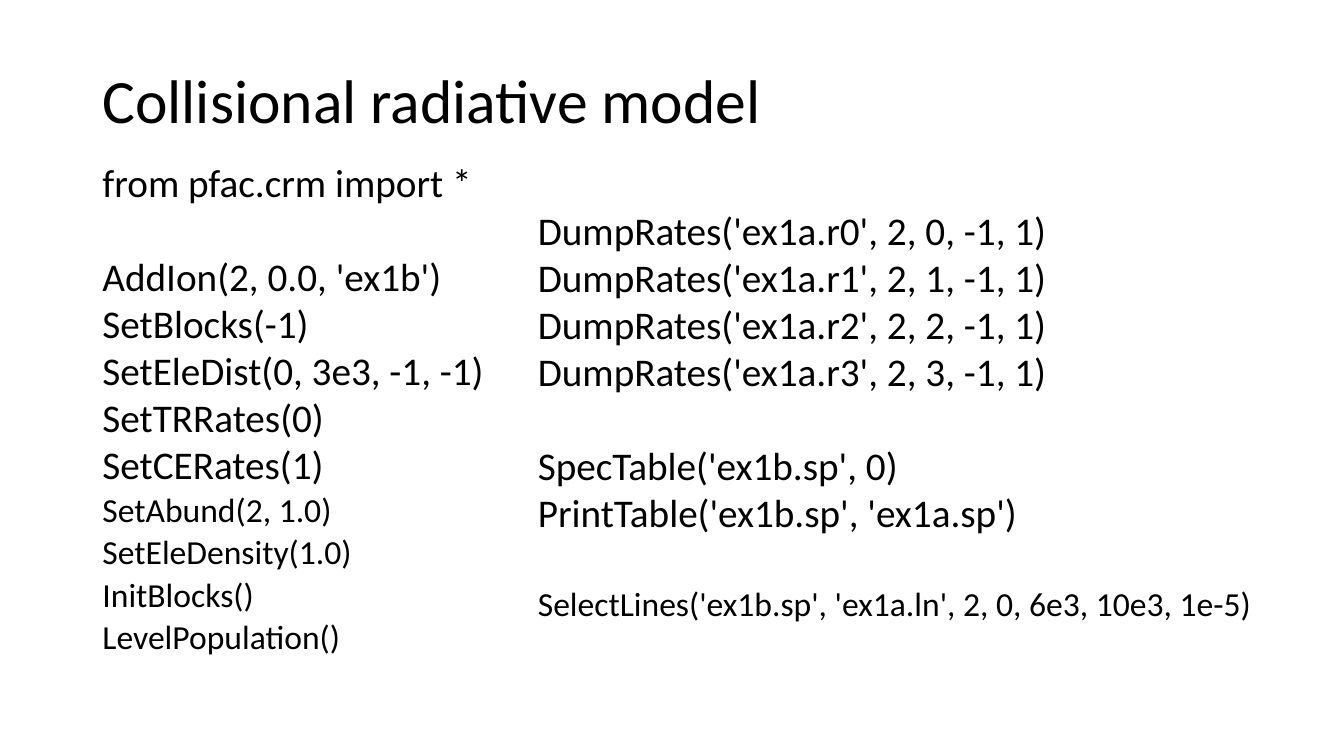
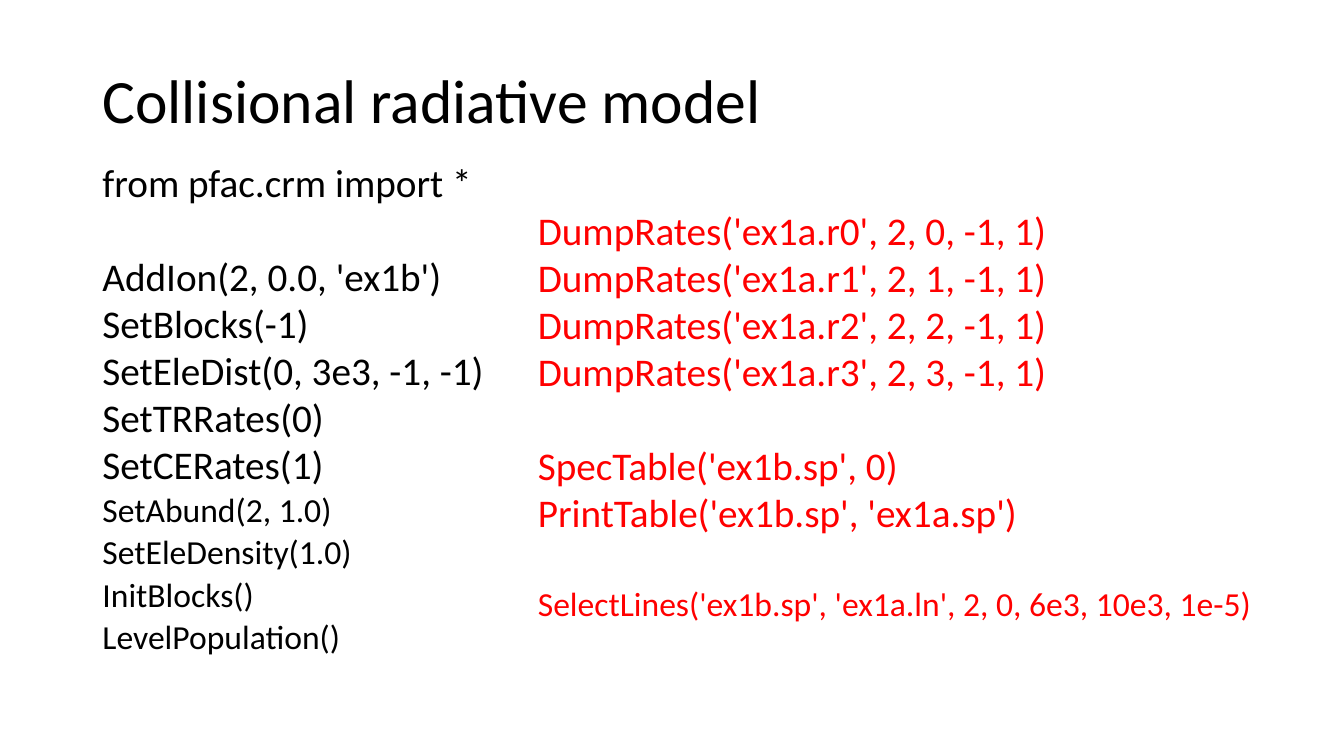
Before and after one commit to flexible-atomic-code/fac_data, a slide deck: slide 10 of apip2023/apip2023.pptx. Drawn at 1344x756 pixels with LibreOffice and Linux fonts; fonts in the diff are those of the drawing. Boxes give left, top, right and bottom in pixels: in the first picture for what was removed or moved away, otherwise in the second. Text is boxed around its words. In the diff, an @@ line names an element or a change of style, - is before the commit and + after.

```diff
--- a/apip2023/apip2023.pptx
+++ b/apip2023/apip2023.pptx
@@ text "DumpRates('ex1a.r0', 2, 0, -1, 1)" at <box>538,216,1251,622</box>: text colour #000000 to #FF0000 @@
```
Also in this commit, not shown: 4 other slides changed.
